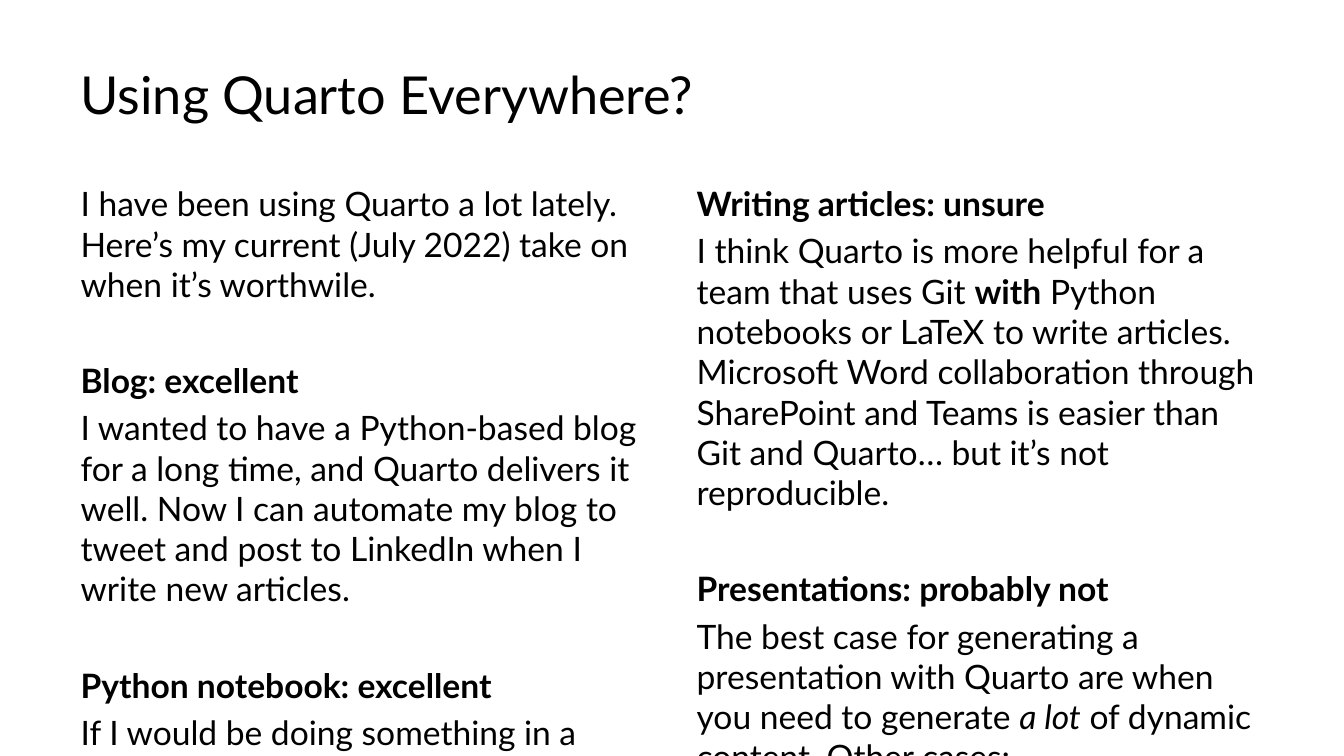
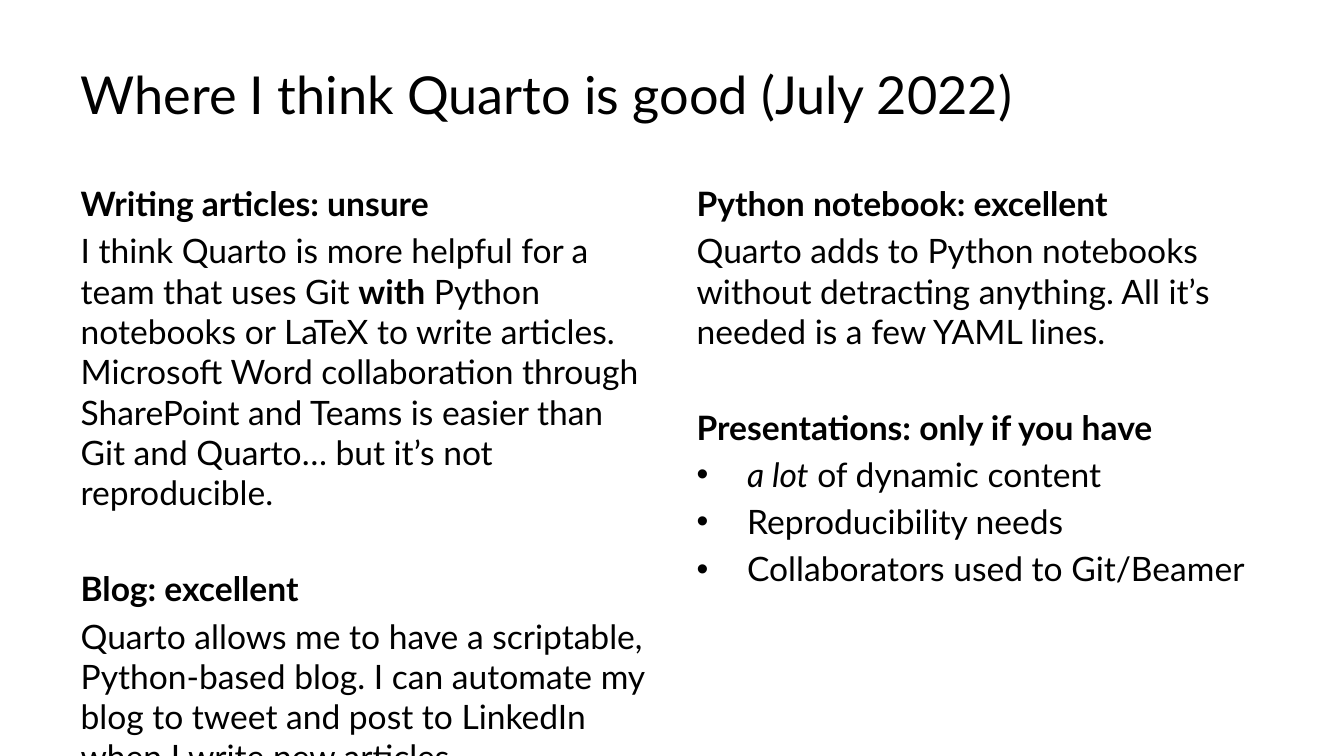
Before and after one commit to lucas-a-meyer/using-quarto, a slide deck: slide 35 of docs/presentation.pptx. Drawn at 1344x756 pixels with LibreOffice and Linux fonts; fonts in the diff are those of the drawing. Boxes give left, top, right and bottom in pixels: in the first picture for what was removed or moved away, otherwise in the second. Text is boxed around its words. In the diff, an @@ line names an element or a change of style, - is before the commit and + after.

```diff
--- a/docs/presentation.pptx
+++ b/docs/presentation.pptx
@@ title at (x1=81, y1=73, x2=1012, y2=124): text changed @@
-Using Quarto Everywhere?
+Where I think Quarto is good (July 2022)
@@ text at (x1=81, y1=191, x2=638, y2=511): text changed @@
-I have been using Quarto a lot lately. Here’s my current (July 2022) take on when it’s worthwile.
+Writing articles: unsure
+I think Quarto is more helpful for a team that uses Git with Python notebooks or LaTeX to write articles. Microsoft Word collaboration through SharePoint and Teams is easier than Git and Quarto… but it’s not reproducible.
@@ text at (x1=697, y1=191, x2=1210, y2=540): text changed @@
-Writing articles: unsure
-I think Quarto is more helpful for a team that uses Git with Python notebooks or LaTeX to write articles. Microsoft Word collaboration through SharePoint and Teams is easier than Git and Quarto… but it’s not reproducible.
-Presentations: probably not
-The best case for generating a presentation with Quarto are when you need to generate a lot of dynamic content. Other cases:
-• Reproducibility
+Python notebook: excellent
+Quarto adds to Python notebooks without detracting anything. All it’s needed is a few YAML lines.
+Presentations: only if you have
+• a lot of dynamic content
+• Reproducibility needs
@@ text at (x1=81, y1=624, x2=645, y2=735): text changed @@
-I wanted to have a Python-based blog for a long time, and Quarto delivers it well. Now I can automate my blog to tweet and post to LinkedIn when I write new articles.
-Python notebook: excellent
-If I would be doing something in a Python notebook, I don’t lose anything by doing it on Quarto, and the extra work is very small.
+Quarto allows me to have a scriptable, Python-based blog. I can automate my blog to tweet and post to LinkedIn when I write new articles.
```
Also in this commit, not shown: 1 other slide changed, 1 slide added, 2 slides removed, 7 other files.
